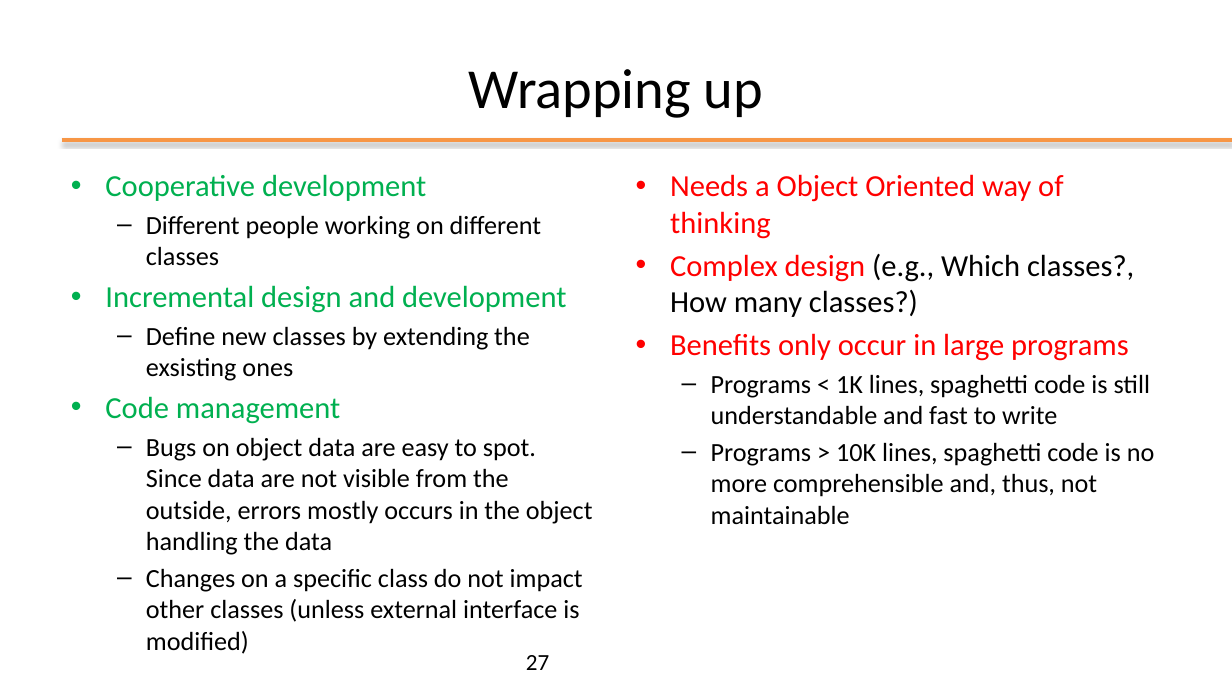
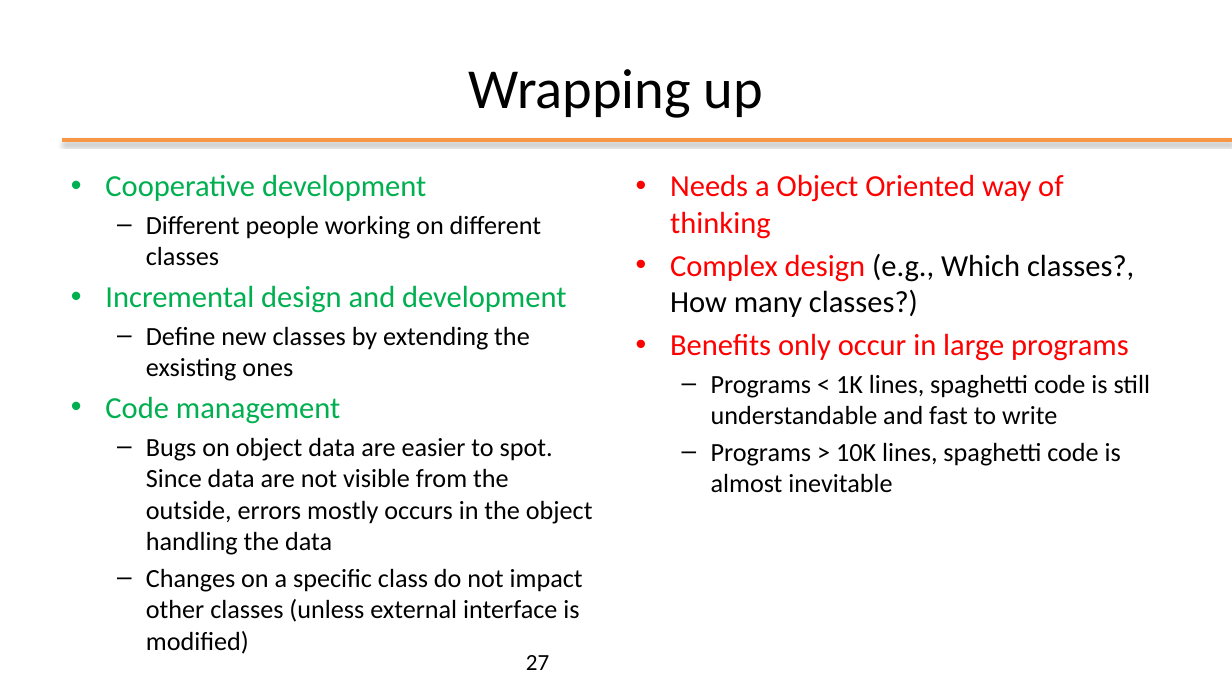
Before and after one commit to plctechnician/ooprogramming, a slide deck: slide 27 of java/slides/ppt/01 - Java From Functions to Objects.pptx. Drawn at 1232x693 pixels with LibreOffice and Linux fonts; fonts in the diff are those of the drawing; background and template pictures are left out. Boxes give left, top, right and bottom in pixels: in the first picture for what was removed or moved away, otherwise in the second. Text is boxed around its words. In the diff, an @@ line names an element or a change of style, - is before the commit and + after.

```diff
--- a/java/slides/ppt/01 - Java From Functions to Objects.pptx
+++ b/java/slides/ppt/01 - Java From Functions to Objects.pptx
@@ text at (146, 437, 593, 555): text changed @@
-  – Bugs on object data are easy to spot. Since data are not visible from the outside, errors mostly occurs in the object handling the data
+  – Bugs on object data are easier to spot. Since data are not visible from the outside, errors mostly occurs in the object handling the data
@@ text at (711, 442, 1121, 493): text changed @@
-  – Programs > 10K lines, spaghetti code is no more comprehensible and, thus, not maintainable
+  – Programs > 10K lines, spaghetti code is almost inevitable
```
Also in this commit, not shown: 5 other slides changed, 1 slide added, 2 other files.
